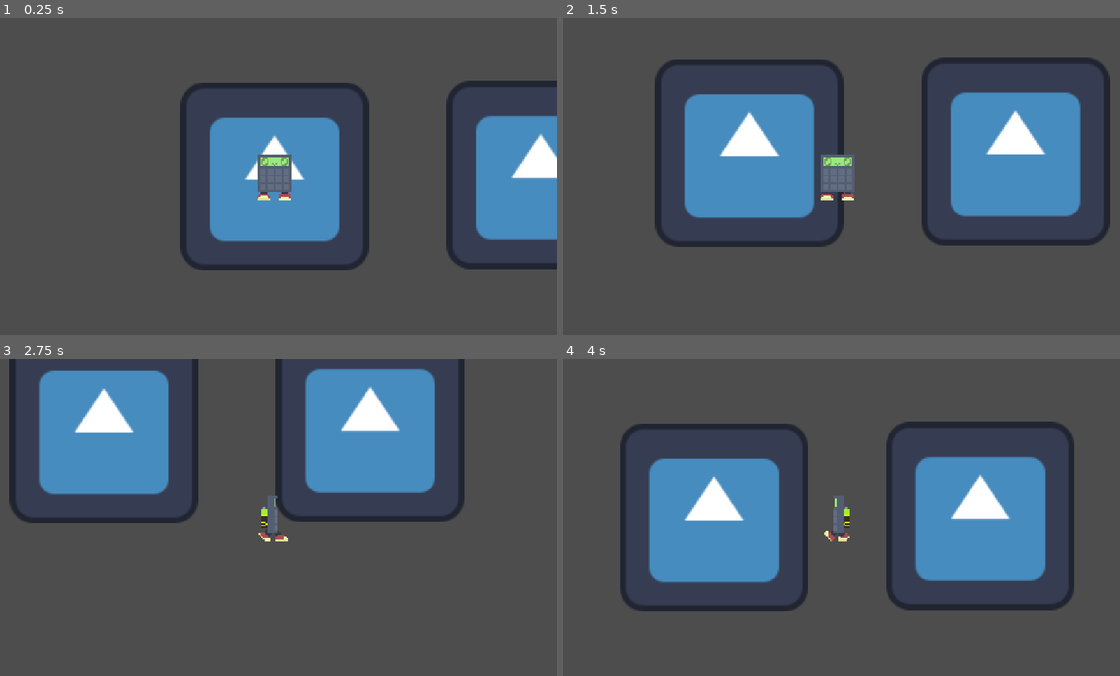
Above: before the commit, frames 1-4 (two rows, left to right).
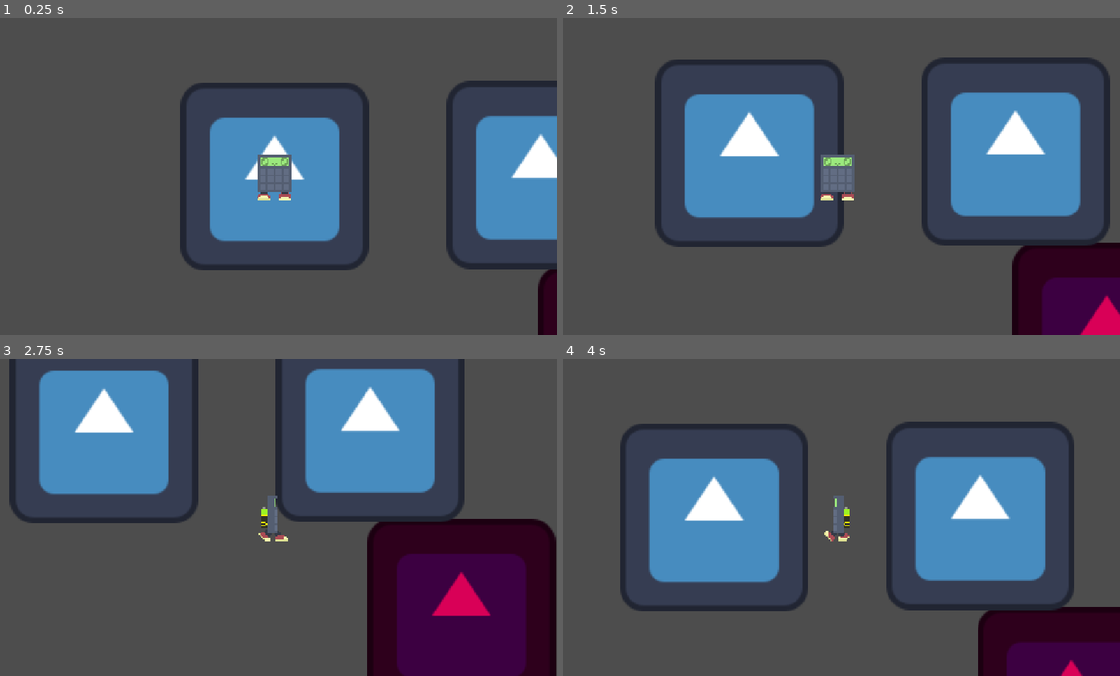
Above: after the commit, the same moments.

Repository: Mak-0001/calculator_rpg
Game: Godot game, scene res://scenes/world/room1.tscn
The game is run twice, just before and just after one commit, with the same random seed, the same clock (stepped at 60 frames per second) and the same inputs. This scene is started directly instead of the project's main scene. The engine's default icon, where the game draws it, is replaced by a stand-in: a white triangle on a blue panel in a dark square.
Inputs:
- Up to frame 1 (0.25 s): no input
- Up to frame 2 (1.5 s): tap Enter at 0.5 s; hold D (right) 0.53-1.28 s; tap Space (interact, bound only after the commit) at 0.6, 1.35 s; hold S (down) from 1.28 s (still down)
- Up to frame 3 (2.75 s): release S (down) at 2.03 s; hold D (right) from 2.03 s (still down); tap Space (interact, bound only after the commit) at 2.1 s
- Up to frame 4 (4 s): release D (right) at 2.78 s; hold W (up) 2.78-3.53 s; tap Space (interact, bound only after the commit) at 2.85, 3.6 s; hold A (left) from 3.53 s (still down)

The runs differ from the first frame. In frame 1, 0.7% of the frame differs, in the area x 96-100%, y 79-100%; in frame 2, 5.5%; in frame 3, 17%, in the area x 65-100%, y 50-100%; in frame 4, 5.4%.

Commit message:
arena_init

Diff:
--- a/project.godot
+++ b/project.godot
@@ -21,6 +21,7 @@
 GameMenager="*uid://cvif5oqp6txyn"
 MapMenager="*uid://b31glvmn1jgo5"
 TransitionScript="*uid://eompumq42i81"
+BattleMenager="*uid://c3o2o26t64uum"
 
 [display]
 
@@ -49,10 +50,16 @@
 "events": [Object(InputEventKey,"resource_local_to_scene":false,"resource_name":"","device":-1,"window_id":0,"alt_press …(192 unchanged characters)…
 ]
 }
+interact={
+"deadzone": 0.2,
+"events": [Object(InputEventKey,"resource_local_to_scene":false,"resource_name":"","device":-1,"window_id":0,"alt_pressed":false,"shift_pressed":false,"ctrl_pressed":false,"meta_pressed":false,"pressed":false,"keycode":0,"physical_keycode":32,"key_label":0,"unicode":32,"location":0,"echo":false,"script":null)
+]
+}
 
 [layer_names]
 
 2d_physics/layer_3="gates"
+2d_physics/layer_4="interact_area"
 2d_physics/layer_10="playerMain"
 
 [physics]
--- /dev/null
+++ b/scenes/enemies_scenes/enemy_placeholder.tscn
@@ -0,0 +1,25 @@
+[gd_scene format=3 uid="uid://b3456871yuu6s"]
+
+[ext_resource type="Script" uid="uid://c0knta7plt0na" path="res://scripts/enemies_script/enemy_placeholder.gd" id="1_31ldk"]
+[ext_resource type="PackedScene" uid="uid://bw2jy27jk50n3" path="res://scenes/others/interact_area.tscn" id="2_vx872"]
+[ext_resource type="Texture2D" uid="uid://trfjvsv101ib" path="res://icon.svg" id="3_vx872"]
+
+[sub_resource type="RectangleShape2D" id="RectangleShape2D_g4v7s"]
+size = Vector2(129, 129)
+
+[node name="EnemyPlaceholder" type="CharacterBody2D" unique_id=1448996320]
+script = ExtResource("1_31ldk")
+
+[node name="Area" parent="." unique_id=1107595560 instance=ExtResource("2_vx872")]
+
+[node name="CollisionShape2D" parent="Area" index="2" unique_id=151938082]
+position = Vector2(-0.5, 0.5)
+shape = SubResource("RectangleShape2D_g4v7s")
+
+[node name="Sprite2D" type="Sprite2D" parent="." unique_id=943607901]
+modulate = Color(0.85147566, 0, 0.34242132, 1)
+texture = ExtResource("3_vx872")
+
+[connection signal="interact_now" from="Area" to="." method="_on_area_interact_now"]
+
+[editable path="Area"]
--- /dev/null
+++ b/scenes/global_scenes/battle_menager.tscn
@@ -0,0 +1,9 @@
+[gd_scene format=3 uid="uid://c3o2o26t64uum"]
+
+[ext_resource type="Script" uid="uid://cpkyrbx073r33" path="res://scripts/global_scripts/battle_menager.gd" id="1_2o3oq"]
+
+[node name="BattleMenager" type="Node" unique_id=1188721193]
+script = ExtResource("1_2o3oq")
+arena = "uid://bvbsmg5ghwvok"
+
+[connection signal="ready" from="." to="." method="_on_ready"]
--- a/scenes/others/gate.tscn
+++ b/scenes/others/gate.tscn
@@ -1,20 +1,20 @@
 [gd_scene format=3 uid="uid://jadnhxbu1cm0"]
 
 [ext_resource type="Script" uid="uid://blcxpbfigbtek" path="res://scripts/others/gate.gd" id="1_bl3dr"]
-[ext_resource type="Script" uid="uid://dc4xv1agq2mk4" path="res://scripts/resources_templates/door_keys_template.gd" id="2_18ld8"]
-
-[sub_resource type="Resource" id="Resource_bucd7"]
-script = ExtResource("2_18ld8")
-metadata/_custom_type_script = "uid://dc4xv1agq2mk4"
+[ext_resource type="PackedScene" uid="uid://bw2jy27jk50n3" path="res://scenes/others/interact_area.tscn" id="2_18ld8"]
 
 [node name="Gate" type="Area2D" unique_id=776249544]
 collision_layer = 4
 collision_mask = 512
 script = ExtResource("1_bl3dr")
-resource = SubResource("Resource_bucd7")
+direction = null
+ask_player = null
 
 [node name="CollisionShape2D" type="CollisionShape2D" parent="." unique_id=725538783]
 
 [node name="SpawnPoint" type="Marker2D" parent="." unique_id=848420764]
 
+[node name="Area" parent="." unique_id=1107595560 instance=ExtResource("2_18ld8")]
+
 [connection signal="body_entered" from="." to="." method="_on_body_entered"]
+[connection signal="interact_now" from="Area" to="." method="_on_area_interact_now"]
--- /dev/null
+++ b/scenes/others/interact_area.tscn
@@ -0,0 +1,34 @@
+[gd_scene format=3 uid="uid://bw2jy27jk50n3"]
+
+[ext_resource type="Script" uid="uid://c3lb6tk7mw4pa" path="res://scripts/others/interact_area.gd" id="1_vk0wn"]
+
+[sub_resource type="Animation" id="Animation_vk0wn"]
+resource_name = "confirm_ask"
+
+[sub_resource type="AnimationLibrary" id="AnimationLibrary_yyb7q"]
+_data = {
+&"confirm_ask": SubResource("Animation_vk0wn")
+}
+
+[node name="Area" type="Area2D" unique_id=1107595560]
+collision_layer = 8
+collision_mask = 512
+script = ExtResource("1_vk0wn")
+
+[node name="Label" type="Label" parent="." unique_id=1580928276]
+visible = false
+offset_left = -36.0
+offset_top = -55.0
+offset_right = 34.0
+offset_bottom = -32.0
+text = ">interact"
+
+[node name="AnimationPlayer" type="AnimationPlayer" parent="." unique_id=820542872]
+libraries/ = SubResource("AnimationLibrary_yyb7q")
+
+[node name="CollisionShape2D" type="CollisionShape2D" parent="." unique_id=151938082]
+debug_color = Color(0.93333334, 0, 0, 1)
+
+[connection signal="body_entered" from="." to="." method="_on_body_entered"]
+[connection signal="body_exited" from="." to="." method="_on_body_exited"]
+[connection signal="ready" from="." to="." method="_on_ready"]
--- /dev/null
+++ b/scenes/world/arena.tscn
@@ -0,0 +1,22 @@
+[gd_scene format=3 uid="uid://bvbsmg5ghwvok"]
+
+[ext_resource type="Script" uid="uid://dsicro41qsiqc" path="res://scripts/world/arena.gd" id="1_ldtp4"]
+[ext_resource type="Script" uid="uid://cem73yjqklbfe" path="res://scripts/others/button_to_lobby.gd" id="1_pbd5s"]
+
+[node name="Arena" type="Node2D" unique_id=1077199473]
+script = ExtResource("1_ldtp4")
+
+[node name="SpritePlayer" type="Sprite2D" parent="." unique_id=900432345]
+position = Vector2(209, 323)
+
+[node name="SpriteEnemy" type="Sprite2D" parent="." unique_id=368038903]
+position = Vector2(888, 334)
+
+[node name="Button" type="Button" parent="." unique_id=2029232956]
+offset_right = 18.0
+offset_bottom = 31.0
+text = "X"
+script = ExtResource("1_pbd5s")
+
+[connection signal="ready" from="." to="." method="_on_ready"]
+[connection signal="pressed" from="Button" to="Button" method="_on_pressed"]
--- a/scenes/world/lobby.tscn
+++ b/scenes/world/lobby.tscn
@@ -7,6 +7,8 @@
 [ext_resource type="Resource" uid="uid://dtcrmg5v2faik" path="res://resources/door_keys/lobby_room1.tres" id="5_krpwf"]
 
 [sub_resource type="RectangleShape2D" id="RectangleShape2D_18ld8"]
+
+[sub_resource type="RectangleShape2D" id="RectangleShape2D_bucd7"]
 
 [node name="Lobby" type="Node2D" unique_id=713859746]
 script = ExtResource("1_mn8lo")
@@ -22,8 +24,10 @@
 [node name="gates" type="Node" parent="." unique_id=1666838475]
 
 [node name="Gate" parent="gates" unique_id=776249544 instance=ExtResource("3_pwvnl")]
-position = Vector2(-193, -50)
+position = Vector2(89, -34)
 key_resource = ExtResource("5_krpwf")
+direction = 2
+ask_player = true
 
 [node name="CollisionShape2D" parent="gates/Gate" index="0" unique_id=725538783]
 shape = SubResource("RectangleShape2D_18ld8")
@@ -32,6 +36,10 @@
 [node name="SpawnPoint" parent="gates/Gate" index="1" unique_id=848420764]
 position = Vector2(-1, 28)
 
+[node name="CollisionShape2D" parent="gates/Gate/Area" parent_id_path=PackedInt32Array(776249544, 1107595560) index="2" unique_id=151938082]
+shape = SubResource("RectangleShape2D_bucd7")
+
 [connection signal="ready" from="." to="." method="_on_ready"]
 
 [editable path="gates/Gate"]
+[editable path="gates/Gate/Area"]
--- a/scenes/world/room1.tscn
+++ b/scenes/world/room1.tscn
@@ -3,6 +3,7 @@
 [ext_resource type="PackedScene" uid="uid://bogv5gmjvvv2q" path="res://scenes/player/player_main.tscn" id="1_o6xkw"]
 [ext_resource type="Script" uid="uid://d30mfjqe7xl0p" path="res://scripts/world/room.gd" id="1_r3iy5"]
 [ext_resource type="Texture2D" uid="uid://trfjvsv101ib" path="res://icon.svg" id="1_rkkm1"]
+[ext_resource type="PackedScene" uid="uid://b3456871yuu6s" path="res://scenes/enemies_scenes/enemy_placeholder.tscn" id="2_cmstx"]
 [ext_resource type="PackedScene" uid="uid://jadnhxbu1cm0" path="res://scenes/others/gate.tscn" id="3_qhaqp"]
 [ext_resource type="Resource" uid="uid://dtcrmg5v2faik" path="res://resources/door_keys/lobby_room1.tres" id="5_4iskc"]
 
@@ -10,6 +11,9 @@
 
 [node name="Room1" type="Node2D" unique_id=322616530]
 script = ExtResource("1_r3iy5")
+
+[node name="EnemyPlaceholder" parent="." unique_id=1448996320 instance=ExtResource("2_cmstx")]
+position = Vector2(243, 125)
 
 [node name="PlayerMain" parent="." unique_id=1867720141 instance=ExtResource("1_o6xkw")]
 
--- a/scripts/classes/enemy.gd
+++ b/scripts/classes/enemy.gd
@@ -1,3 +1,10 @@
 extends Entity;
 
 class_name Enemy;
+
+var enemy_name: String;
+
+func start_battle() -> void:
+	SignalBus.battle_to_start.emit(
+		Resource.new()
+	);
--- /dev/null
+++ b/scripts/enemies_script/enemy_placeholder.gd
@@ -0,0 +1,6 @@
+extends Enemy
+
+
+
+func _on_area_interact_now() -> void:
+	start_battle();
--- /dev/null
+++ b/scripts/global_scripts/battle_menager.gd
@@ -0,0 +1,44 @@
+extends Node
+
+var arena: String = "res://scenes/world/arena.tscn";
+var arena_node: Node;
+var progress: Array = [];
+
+var player_res: Resource;
+var enemy_res: Resource;
+
+func _on_ready() -> void:
+	SignalBus.battle_to_start.connect(start_battle);
+
+func go_to_battle() -> void:
+	TransitionScript.fade_in(Color(0,0,255));
+	await TransitionScript.fade_in_complete;
+	var state = ResourceLoader.load_threaded_request(arena, "", true);
+
+	if state == OK:
+		set_process(true);
+
+func _process(delta: float) -> void:
+	var load_status = ResourceLoader.\
+		load_threaded_get_status(arena, progress);
+	match load_status:
+		ResourceLoader.THREAD_LOAD_INVALID_RESOURCE, ResourceLoader.THREAD_LOAD_FAILED:
+			set_process(false);
+			#dodaj print błędu
+		ResourceLoader.THREAD_LOAD_LOADED:
+			var loaded = ResourceLoader.load_threaded_get(arena);
+			#await TransitionScript.show_folder_complete;
+			get_tree().change_scene_to_packed(loaded);
+
+func start_battle(_enemy_resource: Resource):
+	go_to_battle();
+
+func set_battlefield():
+	var player_sprite = arena_node.find_child("SpritePlayer") as Sprite2D;
+	var enemy_sprite = arena_node.find_child("SpriteEnemy") as Sprite2D;
+	if(player_sprite and enemy_sprite):
+		player_sprite.texture = load("res://assets/sprites/calc1.png");
+		enemy_sprite.texture = load("res://icon.svg");
+	TransitionScript.show_folder("enemy_name_from_res");#(enenmy_res.enemy_name);
+	await get_tree().create_timer(0.5).timeout;
+	TransitionScript.fade_out(Color(0,0,255));
--- a/scripts/global_scripts/game_menager.gd
+++ b/scripts/global_scripts/game_menager.gd
@@ -1,3 +1,3 @@
 extends Node2D;
 
-var playerNode: playerMain = null;
+var playerNode: PlayerMain = null;
--- a/scripts/global_scripts/map_menager.gd
+++ b/scripts/global_scripts/map_menager.gd
@@ -21,7 +21,6 @@
 
 	var state = ResourceLoader.load_threaded_request(scene_path, "", use_subthreads);
 
-	#door_tag prześlij do GameMenager
 	if state == OK:
 		set_process(true);
 
--- a/scripts/global_scripts/signal_bus.gd
+++ b/scripts/global_scripts/signal_bus.gd
@@ -1,4 +1,11 @@
 extends Node;
 
+@warning_ignore_start("unused_signal")
 
 signal room_changed(pos: Vector2, dir: int);
+signal battle_to_start(enemy_res: Resource);
+
+
+
+
+@warning_ignore_restore("unused_signal")
--- /dev/null
+++ b/scripts/others/button_to_lobby.gd
@@ -0,0 +1,5 @@
+extends Button
+
+
+func _on_pressed() -> void:
+	pass # Replace with function body.
--- a/scripts/others/gate.gd
+++ b/scripts/others/gate.gd
@@ -11,17 +11,20 @@
 @export var ask_player: bool = false;
 
 @onready var spawn_point: Marker2D = $SpawnPoint
-
+@onready var interact_area: InteractArea = $Area as InteractArea
 
 func _on_body_entered(body: Node2D) -> void:
-	if body is playerMain:
+	if body is PlayerMain:
 		if(!ask_player):
 			use_gate();
 		else:
-			pass #wpisz skrypt potwierdzenia poprzez interakcje
+			interact_area.interact_label_show();
 
 func use_gate() -> void:
 	if(ResourceUID.ensure_path(key_resource.level1) != get_tree().current_scene.scene_file_path):
 		MapMenager.go_to_level(key_resource.level1, key_resource.gate1);
 	else:
 		MapMenager.go_to_level(key_resource.level2, key_resource.gate2);
+
+func _on_area_interact_now() -> void:
+	use_gate();
--- /dev/null
+++ b/scripts/others/interact_area.gd
@@ -0,0 +1,31 @@
+extends Area2D
+
+class_name InteractArea
+signal interact_now;
+signal player_entered;
+
+#var player_here : bool = false;
+@onready var label: Label = $Label
+
+func _on_body_entered(body: Node2D) -> void:
+	if body is PlayerMain:
+		#player_here = true;
+		set_process(true);
+		player_entered.emit(); #można ominąć potwierdzenie interakcji
+
+func _on_body_exited(body: Node2D) -> void:
+	if body is PlayerMain:
+		#player_here = false
+		set_process(false)
+		label.hide();
+
+func _process(_delta: float) -> void:
+	if(Input.is_action_just_pressed("interact")):
+		interact_now.emit();
+
+func interact_label_show():
+	label.show();
+
+
+func _on_ready() -> void:
+	set_process(false);
--- a/scripts/player/player_main.gd
+++ b/scripts/player/player_main.gd
@@ -1,5 +1,5 @@
 extends Entity;
-class_name playerMain;
+class_name PlayerMain;
 @onready var animated_sprite_2d: AnimatedSprite2D = $AnimatedSprite2D;
 
 #region enums
--- /dev/null
+++ b/scripts/world/arena.gd
@@ -0,0 +1,8 @@
+extends Node2D
+
+
+
+
+func _on_ready() -> void:
+	BattleMenager.arena_node = self;
+	BattleMenager.set_battlefield();
Not shown, added: scripts/enemies_script/enemy_placeholder.gd.uid
Not shown, added: scripts/global_scripts/battle_menager.gd.uid
Not shown, added: scripts/others/button_to_lobby.gd.uid
Not shown, added: scripts/others/interact_area.gd.uid
Not shown, added: scripts/world/arena.gd.uid
